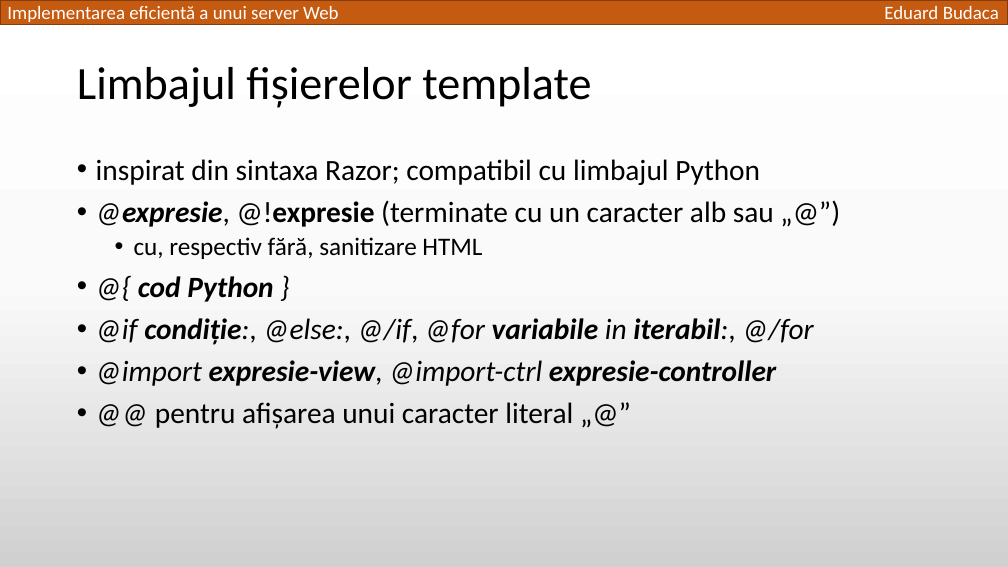
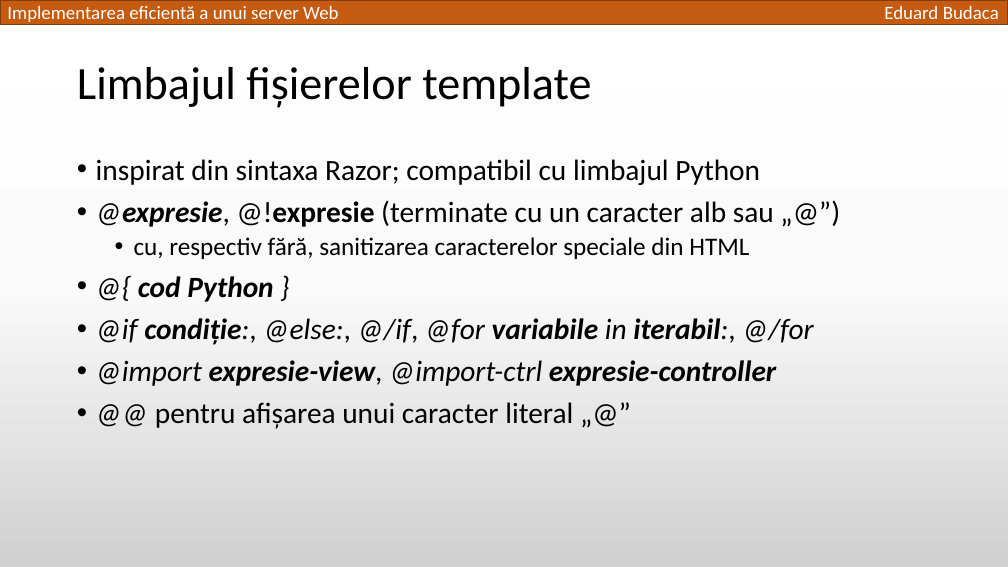
Before and after one commit to TED-996/bachelor-thesis-pack, a slide deck: slide 9 of Licenta2018BudacaEduard/Implementarea eficientă a unui server Web.pptx. Drawn at 1008x567 pixels with LibreOffice and Linux fonts; fonts in the diff are those of the drawing. Boxes give left, top, right and bottom in pixels: in the first picture for what was removed or moved away, otherwise in the second. Text is boxed around its words. In the diff, an @@ line names an element or a change of style, - is before the commit and + after.

```diff
--- a/Licenta2018BudacaEduard/Implementarea eficientă a unui server Web.pptx
+++ b/Licenta2018BudacaEduard/Implementarea eficientă a unui server Web.pptx
@@ text at <box>134,237,749,259</box>: text changed @@
-  • cu, respectiv fără, sanitizare HTML
+  • cu, respectiv fără, sanitizarea caracterelor speciale din HTML
```
Also in this commit, not shown: 9 other slides changed, 1 slide removed, 2 other files.
